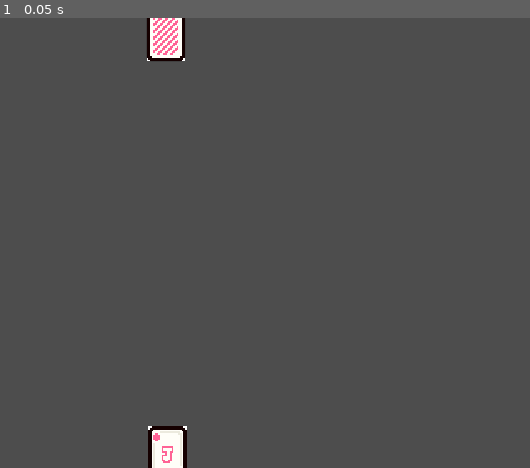
Above: before the commit, frame 1.
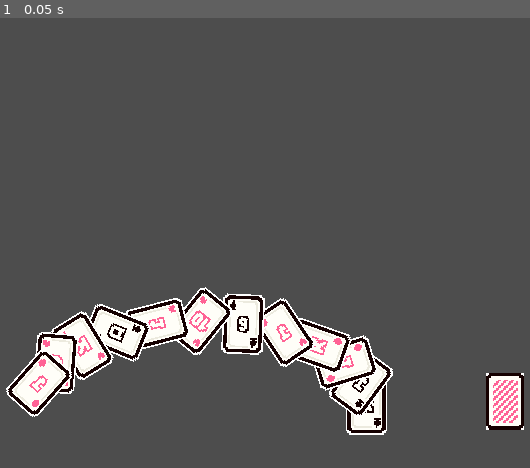
Above: after the commit, the same moment.

Repository: GBL-Games/Pinnuckle
Game: Godot game, scene res://Scenes/Match.tscn
Two runs of this game, one before a commit and one after it. Both use one fixed random seed, a clock stepped at 60 frames per second and the inputs below.
Inputs:
- Up to frame 1 (0.05 s): no input

The runs differ from the first frame. In frame 1, 12% of the frame differs, in the area x 1-99%, y 0-100%.

Commit message:
updates card placement on arc code

Diff:
--- a/Assets/json/cards.json
+++ b/Assets/json/cards.json
@@ -4,349 +4,335 @@
 		"suit": "Clubs",
 		"rank": "Ace",
 		"value": 11,
-		"cardTexture": "res://Assets/Textures/Cards/Clubs/AC.png"
+		"spriteIndex": 0
 	},
 	{
 		"id": "KC",
 		"suit": "Clubs",
 		"rank": "King",
 		"value": 4,
-		"cardTexture": "res://Assets/Textures/Cards/Clubs/KC.png"
+		"spriteIndex": 12
 	},
 	{
 		"id": "QC",
 		"suit": "Clubs",
 		"rank": "Queen",
 		"value": 3,
-		"cardTexture": "res://Assets/Textures/Cards/Clubs/QC.png"
+		"spriteIndex": 11
 	},
 	{
 		"id": "JC",
 		"suit": "Clubs",
 		"rank": "Jack",
 		"value": 2,
-		"cardTexture": "res://Assets/Textures/Cards/Clubs/JC.png"
+		"spriteIndex": 10
 	},
 	{
 		"id": "10C",
 		"suit": "Clubs",
 		"rank": "10",
 		"value": 10,
-		"cardTexture": "res://Assets/Textures/Cards/Clubs/10C.png"
+		"spriteIndex": 9
 	},
 	{
 		"id": "9C",
 		"suit": "Clubs",
 		"rank": "9",
 		"value": 0,
-		"cardTexture": "res://Assets/Textures/Cards/Clubs/9C.png"
+		"spriteIndex": 8
 	},
 	{
 		"id": "AD",
 		"suit": "Diamonds",
 		"rank": "Ace",
 		"value": 11,
-		"cardTexture": "res://Assets/Textures/Cards/Diamonds/AD.png"
+		"spriteIndex": 15
 	},
 	{
 		"id": "KD",
 		"suit": "Diamonds",
 		"rank": "King",
 		"value": 4,
-		"cardTexture": "res://Assets/Textures/Cards/Diamonds/KD.png"
+		"spriteIndex": 27
 	},
 	{
 		"id": "QD",
 		"suit": "Diamonds",
 		"rank": "Queen",
 		"value": 3,
-		"cardTexture": "res://Assets/Textures/Cards/Diamonds/QD.png"
+		"spriteIndex": 26
 	},
 	{
 		"id": "JD",
 		"suit": "Diamonds",
 		"rank": "Jack",
 		"value": 2,
-		"cardTexture": "res://Assets/Textures/Cards/Diamonds/JD.png"
+		"spriteIndex": 25
 	},
 	{
 		"id": "10D",
 		"suit": "Diamonds",
 		"rank": "10",
 		"value": 10,
-		"cardTexture": "res://Assets/Textures/Cards/Diamonds/10D.png"
+		"spriteIndex": 24
 	},
 	{
 		"id": "9D",
 		"suit": "Diamonds",
 		"rank": "9",
 		"value": 0,
-		"cardTexture": "res://Assets/Textures/Cards/Diamonds/9D.png"
+		"spriteIndex": 23
 	},
 	{
 		"id": "AH",
 		"suit": "Hearts",
 		"rank": "Ace",
 		"value": 11,
-		"cardTexture": "res://Assets/Textures/Cards/Hearts/AH.png"
+		"spriteIndex": 45
 	},
 	{
 		"id": "KH",
 		"suit": "Hearts",
 		"rank": "King",
 		"value": 4,
-		"cardTexture": "res://Assets/Textures/Cards/Hearts/KH.png"
+		"spriteIndex": 57
 	},
 	{
 		"id": "QH",
 		"suit": "Hearts",
 		"rank": "Queen",
 		"value": 3,
-		"cardTexture": "res://Assets/Textures/Cards/Hearts/QH.png"
+		"spriteIndex": 56
 	},
 	{
 		"id": "JH",
 		"suit": "Hearts",
 		"rank": "Jack",
 		"value": 2,
-		"cardTexture": "res://Assets/Textures/Cards/Hearts/JH.png"
+		"spriteIndex": 55
 	},
 	{
 		"id": "10H",
 		"suit": "Hearts",
 		"rank": "10",
 		"value": 10,
-		"cardTexture": "res://Assets/Textures/Cards/Hearts/10H.png"
+		"spriteIndex": 54
 	},
 	{
 		"id": "9H",
 		"suit": "Hearts",
 		"rank": "9",
 		"value": 0,
-		"cardTexture": "res://Assets/Textures/Cards/Hearts/9H.png"
+		"spriteIndex": 53
 	},
 	{
 		"id": "AS",
 		"suit": "Spades",
 		"rank": "Ace",
 		"value": 11,
-		"cardTexture": "res://Assets/Textures/Cards/Spades/AS.png"
+		"spriteIndex": 30
 	},
 	{
 		"id": "KS",
 		"suit": "Spades",
 		"rank": "King",
 		"value": 4,
-		"cardTexture": "res://Assets/Textures/Cards/Spades/KS.png"
+		"spriteIndex": 42
 	},
 	{
 		"id": "QS",
 		"suit": "Spades",
 		"rank": "Queen",
 		"value": 3,
-		"cardTexture": "res://Assets/Textures/Cards/Spades/QS.png"
+		"spriteIndex": 41
 	},
 	{
 		"id": "JS",
 		"suit": "Spades",
 		"rank": "Jack",
 		"value": 2,
-		"cardTexture": "res://Assets/Textures/Cards/Spades/JS.png"
+		"spriteIndex": 40
 	},
 	{
 		"id": "10S",
 		"suit": "Spades",
 		"rank": "10",
 		"value": 10,
-		"cardTexture": "res://Assets/Textures/Cards/Spades/10S.png"
+		"spriteIndex": 39
 	},
 	{
 		"id": "9S",
 		"suit": "Spades",
 		"rank": "9",
 		"value": 0,
-		"cardTexture": "res://Assets/Textures/Cards/Spades/9S.png"
-	},
-	{
-		"id": "AC2",
-		"suit": "Clubs",
-		"rank": "Ace",
-		"value": 11,
-		"cardTexture": "res://Assets/Textures/Cards/Clubs/AC.png"
-	},
-	{
-		"id": "KC2",
-		"suit": "Clubs",
-		"rank": "King",
-		"value": 4,
-		"cardTexture": "res://Assets/Textures/Cards/Clubs/KC.png"
-	},
-	{
-		"id": "QC2",
-		"suit": "Clubs",
-		"rank": "Queen",
-		"value": 3,
-		"cardTexture": "res://Assets/Textures/Cards/Clubs/QC.png"
-	},
-	{
-		"id": "JC2",
-		"suit": "Clubs",
-		"rank": "Jack",
-		"value": 2,
-		"cardTexture": "res://Assets/Textures/Cards/Clubs/JC.png"
-	},
-	{
-		"id": "10C2",
-		"suit": "Clubs",
-		"rank": "10",
-		"value": 10,
-		"cardTexture": "res://Assets/Textures/Cards/Clubs/10C.png"
-	},
-	{
-		"id": "9C2",
-		"suit": "Clubs",
-		"rank": "9",
-		"value": 0,
-		"cardTexture": "res://Assets/Textures/Cards/Clubs/9C.png"
-	},
-	{
-		"id": "AD2",
-		"suit": "Diamonds",
-		"rank": "Ace",
-		"value": 11,
-		"cardTexture": "res://Assets/Textures/Cards/Diamonds/AD.png"
-	},
-	{
-		"id": "KD2",
-		"suit": "Diamonds",
-		"rank": "King",
-		"value": 4,
-		"cardTexture": "res://Assets/Textures/Cards/Diamonds/KD.png"
-	},
-	{
-		"id": "QD2",
-		"suit": "Diamonds",
-		"rank": "Queen",
-		"value": 3,
-		"cardTexture": "res://Assets/Textures/Cards/Diamonds/QD.png"
-	},
-	{
-		"id": "JD2",
-		"suit": "Diamonds",
-		"rank": "Jack",
-		"value": 2,
-		"cardTexture": "res://Assets/Textures/Cards/Diamonds/JD.png"
-	},
-	{
-		"id": "10D2",
-		"suit": "Diamonds",
-		"rank": "10",
-		"value": 10,
-		"cardTexture": "res://Assets/Textures/Cards/Diamonds/10D.png"
-	},
-	{
-		"id": "9D2",
-		"suit": "Diamonds",
-		"rank": "9",
-		"value": 0,
-		"cardTexture": "res://Assets/Textures/Cards/Diamonds/9D.png"
-	},
-	{
-		"id": "AH2",
-		"suit": "Hearts",
-		"rank": "Ace",
-		"value": 11,
-		"cardTexture": "res://Assets/Textures/Cards/Hearts/AH.png"
-	},
-	{
-		"id": "KH2",
-		"suit": "Hearts",
-		"rank": "King",
-		"value": 4,
-		"cardTexture": "res://Assets/Textures/Cards/Hearts/KH.png"
-	},
-	{
-		"id": "QH2",
-		"suit": "Hearts",
-		"rank": "Queen",
-		"value": 3,
-		"cardTexture": "res://Assets/Textures/Cards/Hearts/QH.png"
-	},
-	{
-		"id": "JH2",
-		"suit": "Hearts",
-		"rank": "Jack",
-		"value": 2,
-		"cardTexture": "res://Assets/Textures/Cards/Hearts/JH.png"
-	},
-	{
-		"id": "10H2",
-		"suit": "Hearts",
-		"rank": "10",
-		"value": 10,
-		"cardTexture": "res://Assets/Textures/Cards/Hearts/10H.png"
-	},
-	{
-		"id": "9H2",
-		"suit": "Hearts",
-		"rank": "9",
-		"value": 0,
-		"cardTexture": "res://Assets/Textures/Cards/Hearts/9H.png"
-	},
-	{
-		"id": "AS2",
-		"suit": "Spades",
-		"rank": "Ace",
-		"value": 11,
-		"cardTexture": "res://Assets/Textures/Cards/Spades/AS.png"
-	},
-	{
-		"id": "KS2",
-		"suit": "Spades",
-		"rank": "King",
-		"value": 4,
-		"cardTexture": "res://Assets/Textures/Cards/Spades/KS.png"
-	},
-	{
-		"id": "QS2",
-		"suit": "Spades",
-		"rank": "Queen",
-		"value": 3,
-		"cardTexture": "res://Assets/Textures/Cards/Spades/QS.png"
-	},
-	{
-		"id": "JS2",
-		"suit": "Spades",
-		"rank": "Jack",
-		"value": 2,
-		"cardTexture": "res://Assets/Textures/Cards/Spades/JS.png"
-	},
-	{
-		"id": "10S2",
-		"suit": "Spades",
-		"rank": "10",
-		"value": 10,
-		"cardTexture": "res://Assets/Textures/Cards/Spades/10S.png"
-	},
-	{
-		"id": "9S2",
-		"suit": "Spades",
-		"rank": "9",
-		"value": 0,
-		"cardTexture": "res://Assets/Textures/Cards/Spades/9S.png"
-	},
-	{
-		"id": "Joker",
-		"suit": "Joker",
-		"rank": "Joker",
-		"value": 10,
-		"cardTexture": "res://Assets/Textures/Cards/Jokers/Joker4.png"
-	},
-	{
-		"id": "Joker2",
-		"suit": "Joker",
-		"rank": "Joker",
-		"value": 10,
-		"cardTexture": "res://Assets/Textures/Cards/Jokers/Joker4.png"
+		"spriteIndex": 38
+	},
+	{
+		"id": "AC-2",
+		"suit": "Clubs",
+		"rank": "Ace",
+		"value": 11,
+		"spriteIndex": 0
+	},
+	{
+		"id": "KC-2",
+		"suit": "Clubs",
+		"rank": "King",
+		"value": 4,
+		"spriteIndex": 12
+	},
+	{
+		"id": "QC-2",
+		"suit": "Clubs",
+		"rank": "Queen",
+		"value": 3,
+		"spriteIndex": 11
+	},
+	{
+		"id": "JC-2",
+		"suit": "Clubs",
+		"rank": "Jack",
+		"value": 2,
+		"spriteIndex": 10
+	},
+	{
+		"id": "10C-2",
+		"suit": "Clubs",
+		"rank": "10",
+		"value": 10,
+		"spriteIndex": 9
+	},
+	{
+		"id": "9C-2",
+		"suit": "Clubs",
+		"rank": "9",
+		"value": 0,
+		"spriteIndex": 8
+	},
+	{
+		"id": "AD-2",
+		"suit": "Diamonds",
+		"rank": "Ace",
+		"value": 11,
+		"spriteIndex": 15
+	},
+	{
+		"id": "KD-2",
+		"suit": "Diamonds",
+		"rank": "King",
+		"value": 4,
+		"spriteIndex": 27
+	},
+	{
+		"id": "QD-2",
+		"suit": "Diamonds",
+		"rank": "Queen",
+		"value": 3,
+		"spriteIndex": 26
+	},
+	{
+		"id": "JD-2",
+		"suit": "Diamonds",
+		"rank": "Jack",
+		"value": 2,
+		"spriteIndex": 25
+	},
+	{
+		"id": "10D-2",
+		"suit": "Diamonds",
+		"rank": "10",
+		"value": 10,
+		"spriteIndex": 24
+	},
+	{
+		"id": "9D-2",
+		"suit": "Diamonds",
+		"rank": "9",
+		"value": 0,
+		"spriteIndex": 23
+	},
+	{
+		"id": "AH-2",
+		"suit": "Hearts",
+		"rank": "Ace",
+		"value": 11,
+		"spriteIndex": 45
+	},
+	{
+		"id": "KH-2",
+		"suit": "Hearts",
+		"rank": "King",
+		"value": 4,
+		"spriteIndex": 57
+	},
+	{
+		"id": "QH-2",
+		"suit": "Hearts",
+		"rank": "Queen",
+		"value": 3,
+		"spriteIndex": 56
+	},
+	{
+		"id": "JH-2",
+		"suit": "Hearts",
+		"rank": "Jack",
+		"value": 2,
+		"spriteIndex": 55
+	},
+	{
+		"id": "10H-2",
+		"suit": "Hearts",
+		"rank": "10",
+		"value": 10,
+		"spriteIndex": 54
+	},
+	{
+		"id": "9H-2",
+		"suit": "Hearts",
+		"rank": "9",
+		"value": 0,
+		"spriteIndex": 53
+	},
+	{
+		"id": "AS-2",
+		"suit": "Spades",
+		"rank": "Ace",
+		"value": 11,
+		"spriteIndex": 30
+	},
+	{
+		"id": "KS-2",
+		"suit": "Spades",
+		"rank": "King",
+		"value": 4,
+		"spriteIndex": 42
+	},
+	{
+		"id": "QS-2",
+		"suit": "Spades",
+		"rank": "Queen",
+		"value": 3,
+		"spriteIndex": 41
+	},
+	{
+		"id": "JS-2",
+		"suit": "Spades",
+		"rank": "Jack",
+		"value": 2,
+		"spriteIndex": 40
+	},
+	{
+		"id": "10S-2",
+		"suit": "Spades",
+		"rank": "10",
+		"value": 10,
+		"spriteIndex": 39
+	},
+	{
+		"id": "9S-2",
+		"suit": "Spades",
+		"rank": "9",
+		"value": 0,
+		"spriteIndex": 38
 	}
 ]
--- a/Objects/Card.tscn
+++ b/Objects/Card.tscn
@@ -1,17 +1,10 @@
-[gd_scene load_steps=2 format=3 uid="uid://ckt8u405getih"]
+[gd_scene load_steps=3 format=3 uid="uid://ckt8u405getih"]
 
 [ext_resource type="Script" path="res://Scripts/Card.gd" id="1_183im"]
+[ext_resource type="Texture2D" uid="uid://dwaj13af7ef6d" path="res://Assets/pixelCards/CuteCardsPixel_outline.png" id="2_qnskc"]
 
-[node name="Card" type="TextureRect"]
-anchors_preset = 8
-anchor_left = 0.5
-anchor_top = 0.5
-anchor_right = 0.5
-anchor_bottom = 0.5
-offset_left = -240.0
-offset_top = -135.0
-offset_right = -240.0
-offset_bottom = -135.0
-grow_horizontal = 2
-grow_vertical = 2
+[node name="Card" type="Sprite2D"]
+texture = ExtResource("2_qnskc")
+hframes = 15
+vframes = 4
 script = ExtResource("1_183im")
--- a/Objects/Hand.tscn
+++ b/Objects/Hand.tscn
@@ -2,16 +2,5 @@
 
 [ext_resource type="Script" path="res://Scripts/Hand.gd" id="1_ovowu"]
 
-[node name="Hand" type="PanelContainer"]
-anchors_preset = 7
-anchor_left = 0.5
-anchor_top = 1.0
-anchor_right = 0.5
-anchor_bottom = 1.0
-offset_top = -0.0200195
-grow_horizontal = 2
-grow_vertical = 0
-size_flags_horizontal = 4
-size_flags_vertical = 8
-size_flags_stretch_ratio = 0.42
+[node name="Hand" type="Node2D"]
 script = ExtResource("1_ovowu")
--- a/Scenes/Match.tscn
+++ b/Scenes/Match.tscn
@@ -1,36 +1,26 @@
 [gd_scene load_steps=6 format=3 uid="uid://rm0fl3gojt85"]
 
 [ext_resource type="Script" path="res://Scripts/MatchManager.gd" id="1_slssc"]
-[ext_resource type="PackedScene" uid="uid://bbv4m4bmhwulu" path="res://Objects/Hand.tscn" id="2_0dwul"]
+[ext_resource type="Script" path="res://Scripts/Hand.gd" id="3_0mnxw"]
 [ext_resource type="Script" path="res://Scripts/Deck.gd" id="3_xhwpw"]
 [ext_resource type="JSON" path="res://Assets/json/cards.json" id="4_tcbdg"]
-[ext_resource type="PackedScene" uid="uid://ckt8u405getih" path="res://Objects/Card.tscn" id="5_pgm4y"]
+[ext_resource type="Texture2D" uid="uid://buyilmj61fyql" path="res://Assets/Textures/Backs/CardBack4.png" id="5_dpavy"]
 
 [node name="Battle Scene" type="Node2D"]
 script = ExtResource("1_slssc")
 
-[node name="Hands" type="CanvasLayer" parent="."]
+[node name="Hands" type="Node2D" parent="."]
 
-[node name="PlayerHand" parent="Hands" instance=ExtResource("2_0dwul")]
-offset_left = 1.0
-offset_top = 9.0
-offset_right = 1.0
-offset_bottom = 9.0
+[node name="PlayerHand" type="Node2D" parent="Hands"]
+position = Vector2(261, 232)
+script = ExtResource("3_0mnxw")
 handOwner = "player"
-
-[node name="OpponentHand" parent="Hands" instance=ExtResource("2_0dwul")]
-anchors_preset = 5
-anchor_top = 0.0
-anchor_bottom = 0.0
-offset_top = -8.0
-offset_bottom = -8.0
-grow_vertical = 1
-handOwner = "opponent"
 
 [node name="Deck" type="Node2D" parent="."]
 position = Vector2(444, 232)
 script = ExtResource("3_xhwpw")
 cardData = ExtResource("4_tcbdg")
-metadata/_edit_group_ = true
 
-[node name="Card" parent="Deck" instance=ExtResource("5_pgm4y")]
+[node name="CardBack4" type="Sprite2D" parent="Deck"]
+position = Vector2(0, -2)
+texture = ExtResource("5_dpavy")
--- a/Scripts/Card.gd
+++ b/Scripts/Card.gd
@@ -1,22 +1,18 @@
 class_name Card
-extends TextureRect
+extends Node2D
 
 var cardSuit: String
 var cardRank: String
 var cardValue: int
 var cardId: String
-var cardTexture: String
-
+var cardTexture: int
 
 # Called when the node enters the scene tree for the first time.
 func _ready():
-	texture = load(cardTexture)
-	print(cardSuit, cardRank, position, rotation)
 	pass # Replace with function body.
 
-func _gui_input(event):
-
-	if event is InputEventMouseButton and event.button_index == MOUSE_BUTTON_LEFT and event.pressed:
-		print("Left mouse button was pressed!")
-	if event.is_action_released("LeftClick"):
-		print(cardRank + ' of ' + cardSuit)
+#func _gui_input(event):
+	#if event is InputEventMouseButton and event.button_index == MOUSE_BUTTON_LEFT and event.pressed:
+		#print("Left mouse button was pressed!")
+	#if event.is_action_released("LeftClick"):
+		#print(cardRank + ' of ' + cardSuit)
--- a/Scripts/Deck.gd
+++ b/Scripts/Deck.gd
@@ -35,7 +35,6 @@
 		pass
 
 	localDeck = localDeck.slice(amount - 1, localDeck.size())
-
 	SignalBus.emit_signal("giveCards", cardsOwner, cards)
 	pass
 
--- a/Scripts/Hand.gd
+++ b/Scripts/Hand.gd
@@ -1,4 +1,4 @@
-extends PanelContainer
+extends Node2D
 
 @export var handOwner: String
 
@@ -7,13 +7,9 @@
 const cardSize = Vector2(23, 34)
 
 @onready var card = preload("res://Objects/Card.tscn")
-@onready var centerCardOval = Vector2(size.x, size.y) * Vector2(0.5, 1.25)
-@onready var horizontalRadius = size.x * 0.45
-@onready var verticalRadius = size.y * 0.4
-
-var angle = deg_to_rad(90) - 0.5
-var ovalAngleVector = Vector2()
-
+@onready var angle = 0
+@onready var radius = 100
+var increment:float
 
 # Called when the node enters the scene tree for the first time.
 func _ready():
@@ -23,6 +19,7 @@
 func addToHand(cardsOwner:String, cards:Array):
 	if cardsOwner == handOwner:
 		currentHand.append_array(cards)
+		increment = 180 / currentHand.size()
 		_updateHand()
 	pass
 
@@ -30,19 +27,21 @@
 	for i in range(currentHand.size()):
 		var cardInstance = card.instantiate();
 		if handOwner == "player":
-			cardInstance.cardTexture = currentHand[i].cardTexture
+			cardInstance.set_frame(currentHand[i].spriteIndex)
 			cardInstance.cardRank = currentHand[i].rank
 			cardInstance.cardSuit = currentHand[i].suit
 			cardInstance.cardValue = currentHand[i].value
 		else:
-			cardInstance.cardTexture = "res://Assets/Textures/Backs/CardBack4.png"
+			cardInstance.cardTexture = 44
 
-		ovalAngleVector = Vector2(horizontalRadius * cos(angle), - verticalRadius * sin(angle))
-		cardInstance.position = centerCardOval + ovalAngleVector - cardInstance.size/2
-		cardInstance.scale *= cardSize/cardInstance.size
-		cardInstance.rotation = (90 - rad_to_deg(angle))/12
+		var x = cos(deg_to_rad(angle)) * radius
+		var y = sin(deg_to_rad(angle)) * radius / 2
 
-		angle += 0.25
+		cardInstance.position = Vector2(x, y)
+		#cardInstance.scale *= cardSize/cardInstance.size
+		cardInstance.rotation = rad_to_deg(angle)/12
+
+		angle -= increment
 
 		add_child(cardInstance)
 		pass
--- a/Scripts/MatchManager.gd
+++ b/Scripts/MatchManager.gd
@@ -3,6 +3,7 @@
 
 # Called when the node enters the scene tree for the first time.
 func _ready():
+	print("Start match")
 	# Shuffle Cards
 	SignalBus.emit_signal("shuffleCards")
 
--- a/project.godot
+++ b/project.godot
@@ -18,15 +18,13 @@
 [autoload]
 
 SignalBus="*res://Scripts/SignalBus.gd"
-MatchManager="*res://Scripts/MatchManager.gd"
 
 [display]
 
 window/size/viewport_width=480
 window/size/viewport_height=270
-window/size/mode=2
-window/size/window_width_override=1920
-window/size/window_height_override=1080
+window/size/window_width_override=1020
+window/size/window_height_override=768
 window/stretch/mode="canvas_items"
 
 [input]
